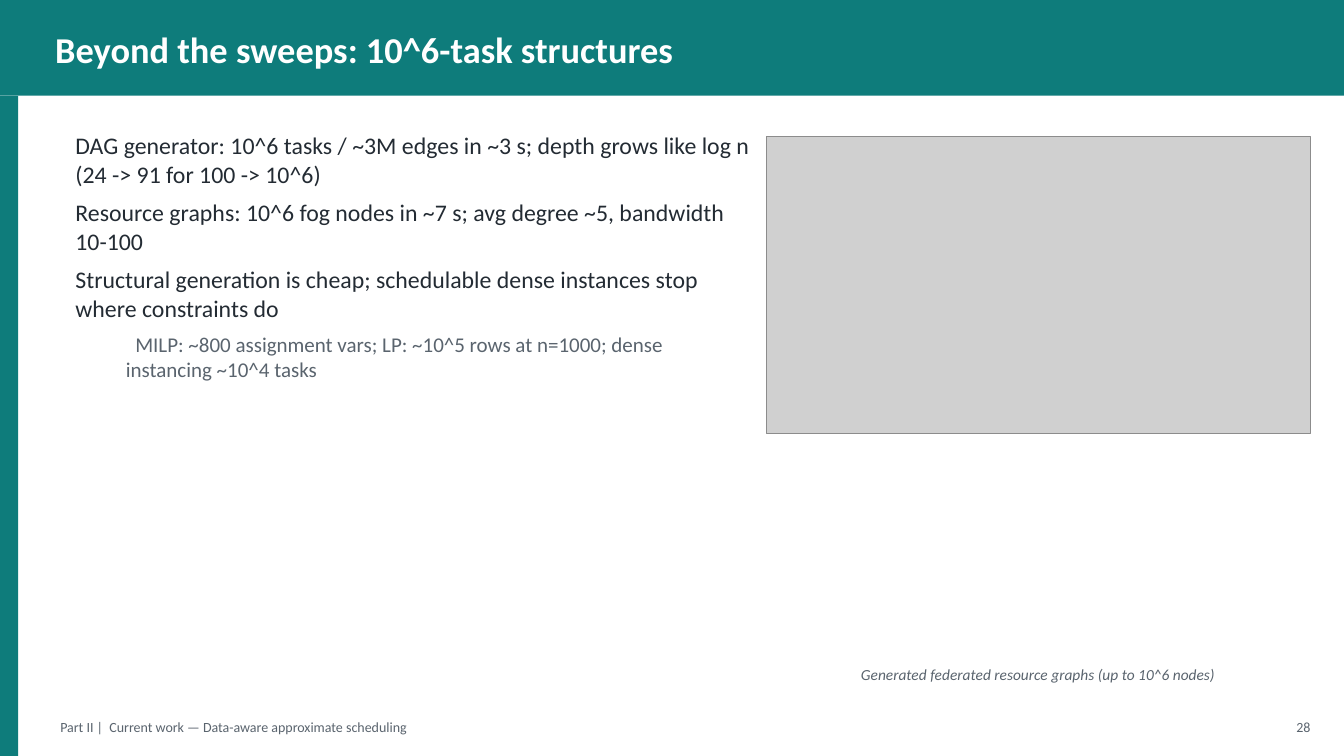
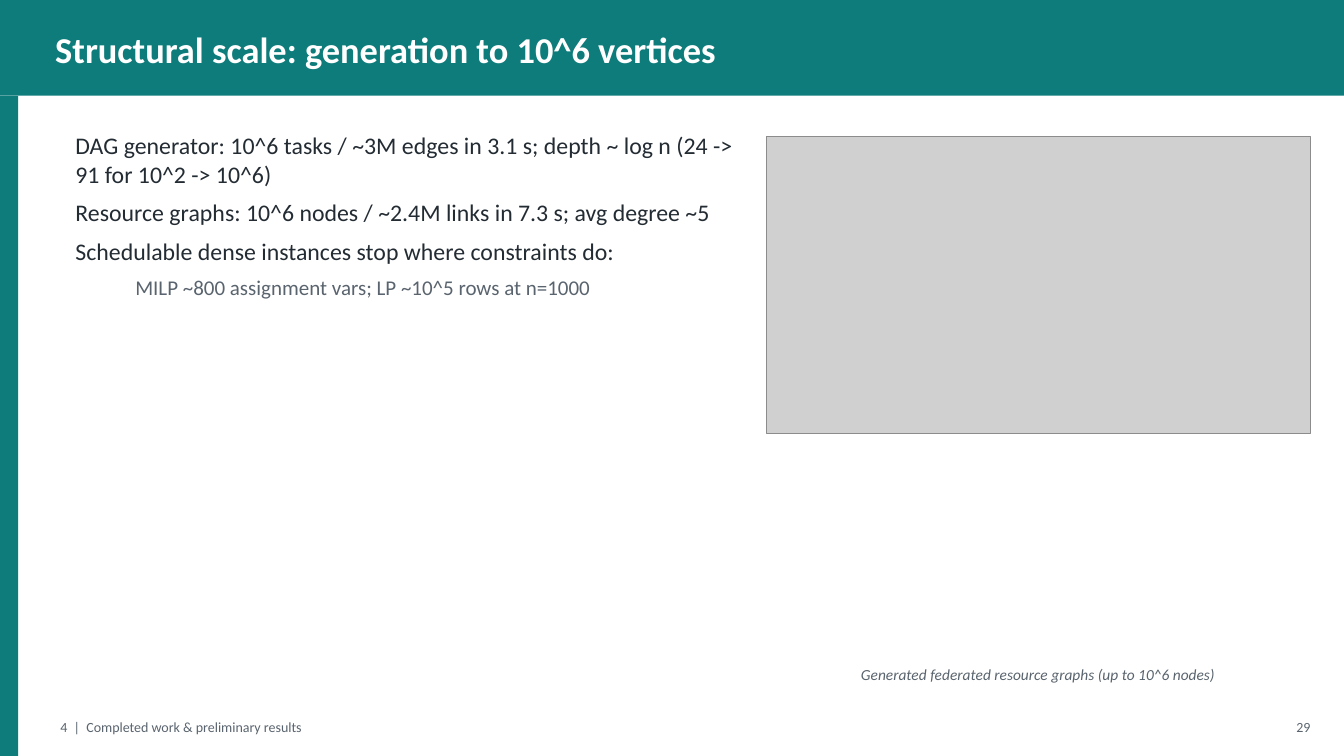
Before and after one commit to gayanigupta/data-aware-scheduling, a slide deck: slide 30 of slides/data-aware-scheduling.pptx (slide 29 before the commit). Drawn at 1344x756 pixels with LibreOffice and Linux fonts; fonts in the diff are those of the drawing; grey boxes stand for pictures. Boxes give left, top, right and bottom in pixels: in the first picture for what was removed or moved away, otherwise in the second. Text is boxed around its words. In the diff, an @@ line names an element or a change of style, - is before the commit and + after.

Commit message:
Rebuild proposal deck and document with full structure and depth

```diff
--- a/slides/data-aware-scheduling.pptx
+++ b/slides/data-aware-scheduling.pptx
@@ text at box(55, 37, 716, 69): text changed @@
-Beyond the sweeps: 10^6-task structures
+Structural scale: generation to 10^6 vertices
@@ text at box(75, 137, 709, 299): text changed @@
-DAG generator: 10^6 tasks / ~3M edges in ~3 s; depth grows like log n (24 -> 91 for 100 -> 10^6)
-Resource graphs: 10^6 fog nodes in ~7 s; avg degree ~5, bandwidth 10-100
-Structural generation is cheap; schedulable dense instances stop where constraints do
-  MILP: ~800 assignment vars; LP: ~10^5 rows at n=1000; dense instancing ~10^4 tasks
+DAG generator: 10^6 tasks / ~3M edges in 3.1 s; depth ~ log n (24 -> 91 for 10^2 -> 10^6)
+Resource graphs: 10^6 nodes / ~2.4M links in 7.3 s; avg degree ~5
+Schedulable dense instances stop where constraints do:
+  MILP ~800 assignment vars; LP ~10^5 rows at n=1000
@@ text at box(60, 722, 302, 734): text changed @@
-Part II | Current work — Data-aware approximate scheduling
+4 | Completed work & preliminary results
@@ text at box(1296, 723, 1310, 732): text changed @@
-28
+29
```
Also in this commit, not shown: 20 other slides changed, 24 slides added, 22 slides removed, 2 other files.
